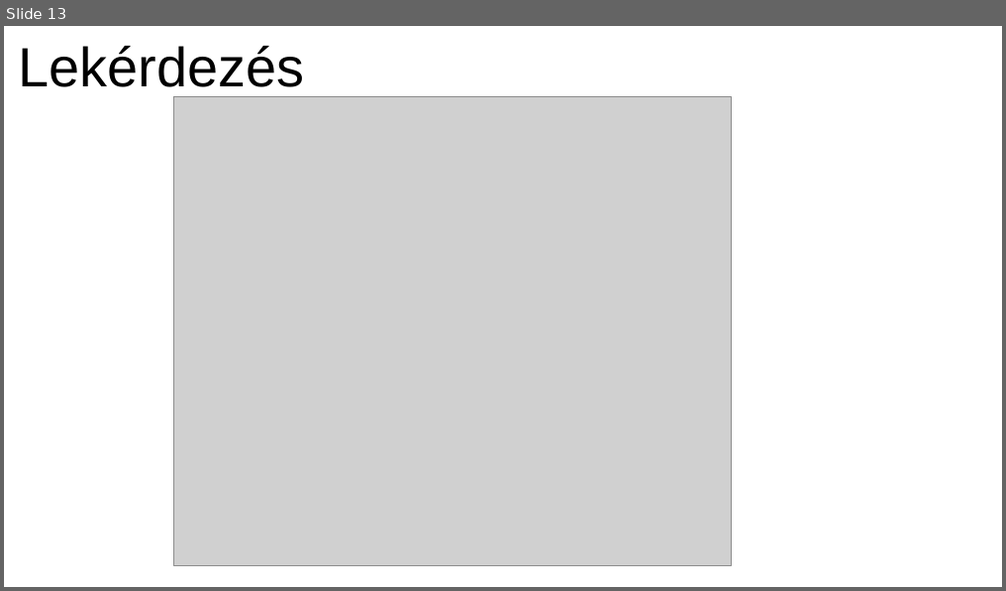
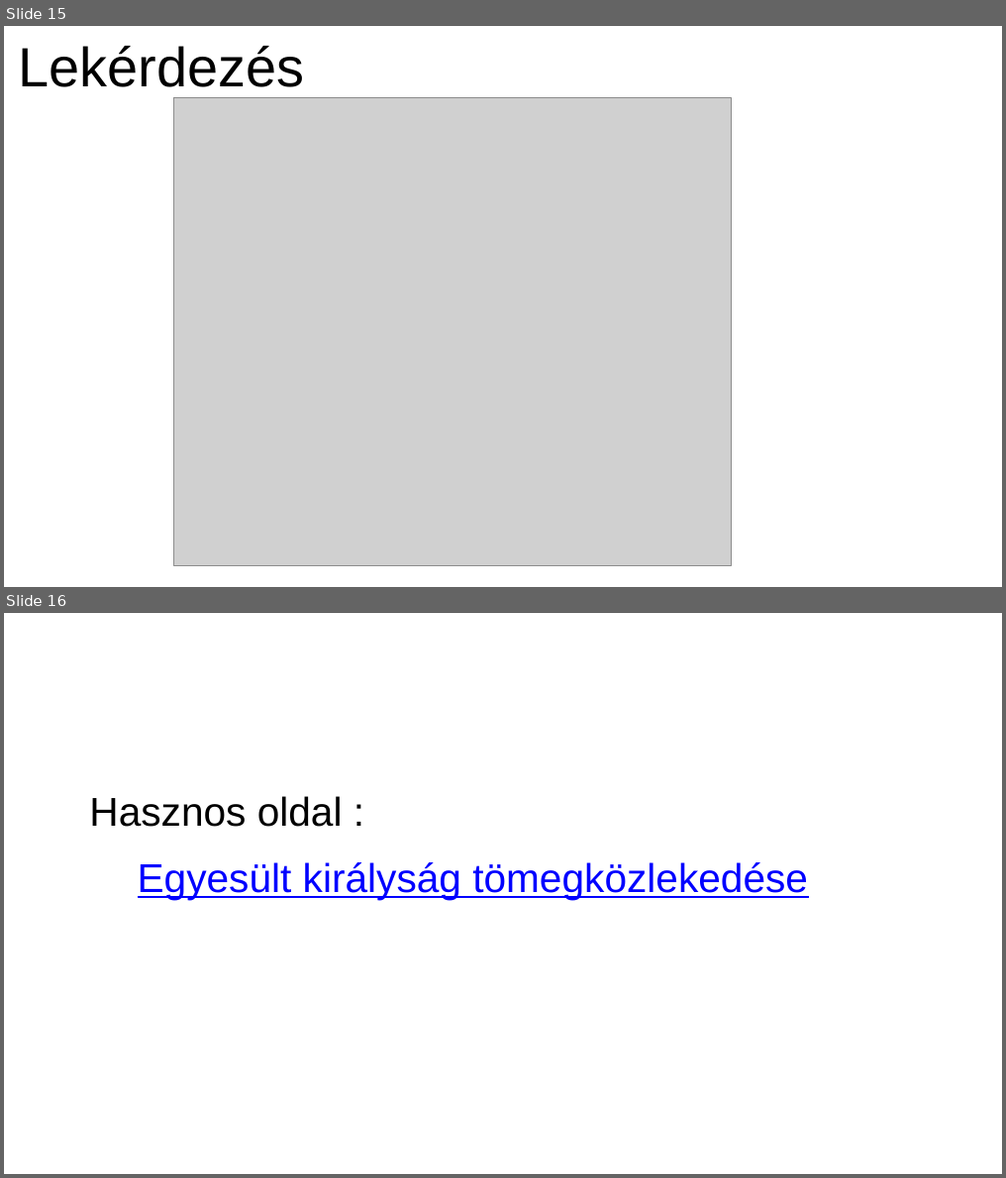
Before and after one commit to Tominano/neo4j, a slide deck: pres.pptx. Shown one above the other, each under a label of ours: slide 13 before the commit, slides 15 and 16 after it. The pictures are 1006x591 and 1006x1178 pixels, drawn with LibreOffice and Linux fonts; fonts in the diff are those of the drawing; grey boxes stand for pictures; background and template pictures are left out. Boxes give left, top, right and bottom in pixels: in the first picture for what was removed or moved away, otherwise in the second. Text is boxed around its words. In the diff, an @@ line names an element or a change of style, - is before the commit and + after.

```diff
--- a/pres.pptx
+++ b/pres.pptx
@@ slide 16 added at box(4, 613, 1002, 1174), background picture (left out) @@
@@ text added at box(89, 796, 808, 900), 32 pt, text #0000FF, underline @@
+● Hasznos oldal :
+Egyesült királyság tömegközlekedése
@@ what was slide 13 is now slide 15 @@
```
Also in this commit, not shown: 3 other slides added, 1 slide removed, 2 other files.
